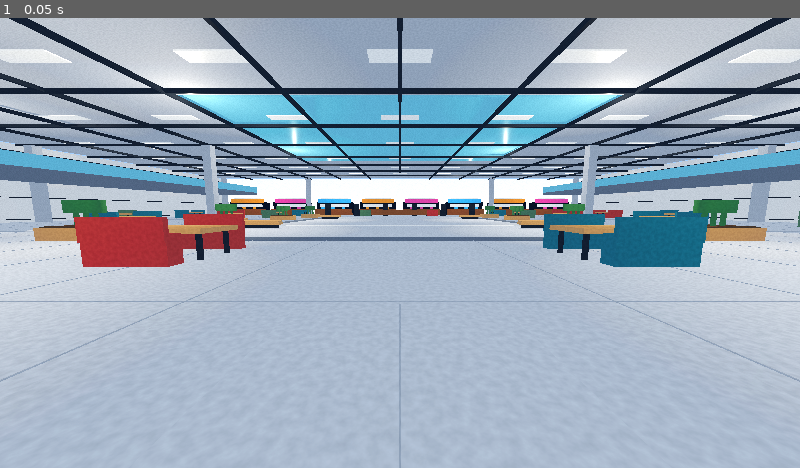
Above: before the commit, frame 1.
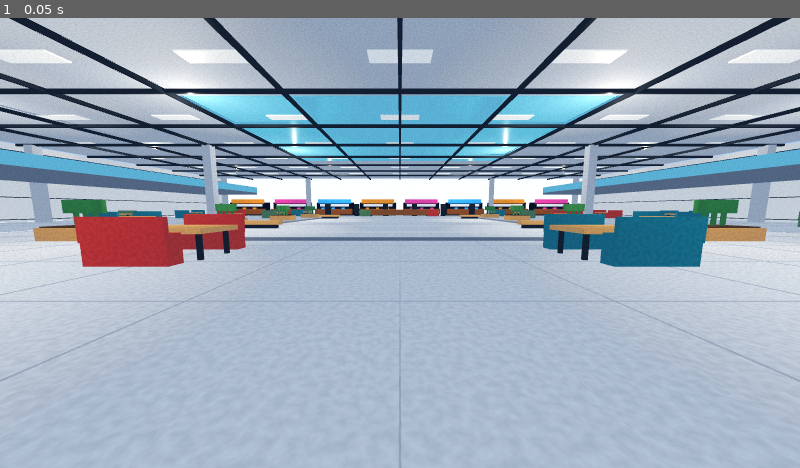
Above: after the commit, the same moment.

Repository: gggevego15-ui/How-to-MUKBANG
Game: Godot game, scene res://scenes/main.tscn
Same seed, same stepped clock (60 frames per second), same inputs: the game is played once before the commit and once after it.
Inputs:
- Up to frame 1 (0.05 s): no input

The runs differ from the first frame. In frame 1, 4.7% of the frame differs, in the area x 0-100%, y 0-76%.

Commit message:
Switch mall project to higher-fidelity 3D rendering

Diff:
--- a/project.godot
+++ b/project.godot
@@ -4,7 +4,7 @@
 [application]
 config/name="How to MUKBANG"
 run/main_scene="res://scenes/main.tscn"
-config/features=PackedStringArray("4.3", "GL Compatibility")
+config/features=PackedStringArray("4.3", "Forward Plus")
 
 [display]
 window/size/viewport_width=1280
@@ -15,6 +15,9 @@
 window/handheld/orientation=1
 
 [rendering]
-renderer/rendering_method="gl_compatibility"
-renderer/rendering_method.mobile="gl_compatibility"
+renderer/rendering_method="forward_plus"
+renderer/rendering_method.mobile="mobile"
+anti_aliasing/quality/msaa_3d=2
+anti_aliasing/quality/screen_space_aa=1
+occlusion_culling/use_occlusion_culling=true
 environment/defaults/default_clear_color=Color(0.035, 0.045, 0.065, 1)
